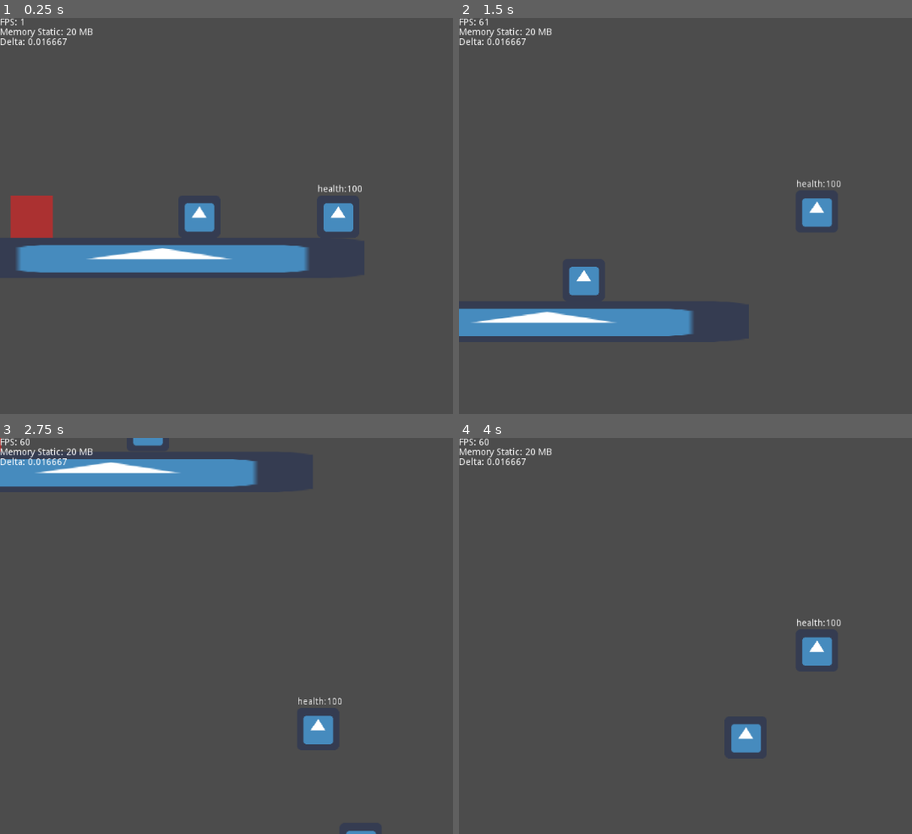
Above: before the commit, frames 1-4 (two rows, left to right).
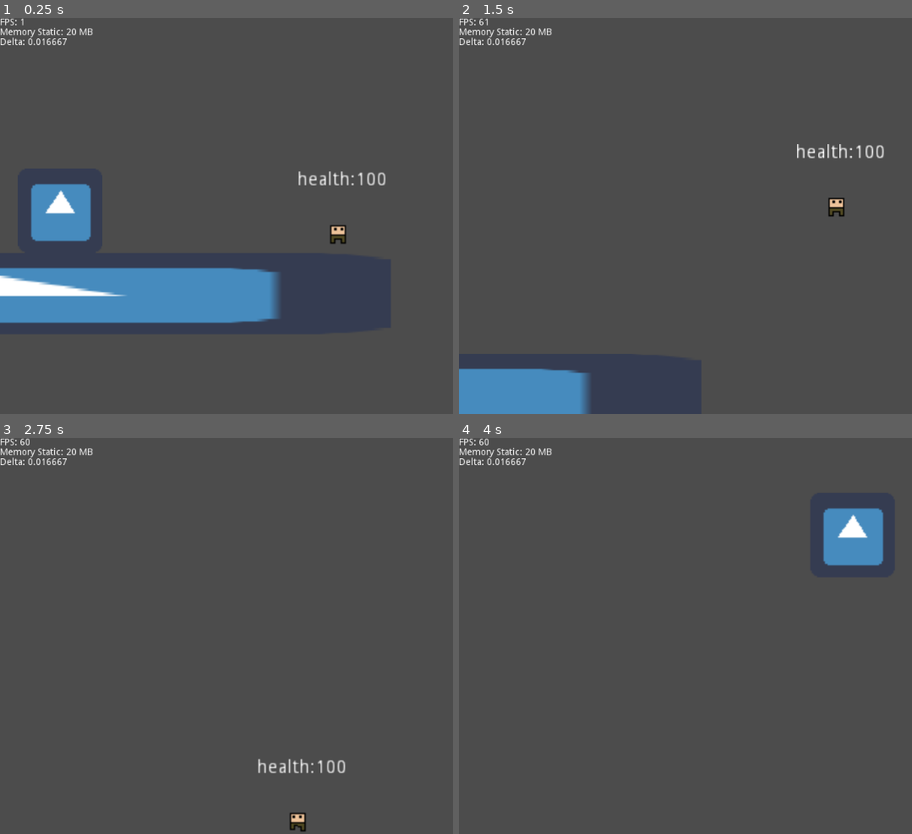
Above: after the commit, the same moments.

Repository: JayStoll/Game
Game: Godot game, scene res://Scenes/dev_world/Dev World.tscn
Same seed, same stepped clock (60 frames per second), same inputs: the game is played once before the commit and once after it. The engine's default icon, where the game draws it, is replaced by a stand-in: a white triangle on a blue panel in a dark square.
Inputs:
- Up to frame 1 (0.25 s): no input
- Up to frame 2 (1.5 s): hold Ctrl (attack) 0.53-1.28 s; hold Right (ui_right) from 0.53 s (still down); tap Up (ui_up) at 0.77 s; tap Ctrl (attack) at 1.35 s
- Up to frame 3 (2.75 s): tap Up (ui_up) at 1.52 s; release Right (ui_right) at 2.03 s; hold Left (ui_left) from 2.03 s (still down); hold Shift (dash) from 2.03 s (still down); tap Ctrl (attack) at 2.3 s
- Up to frame 4 (4 s): release Left (ui_left) at 2.78 s; release Shift (dash) at 2.78 s; hold Right (ui_right) from 2.78 s (still down); tap Ctrl (attack) at 2.85 s; tap Up (ui_up) at 3.02, 3.77 s; hold Ctrl (attack) from 3.53 s (still down)

The runs differ from the first frame. In frame 1, 16% of the frame differs, in the area x 0-86%, y 38-78%; in frame 2, 8.3%; in frame 3, 5.2%; in frame 4, 3.0%.
Error after the commit: Attempt to call function 'get_position' in base 'previously freed instance' on a null instance. (res://Scripts/NPC)

Commit message:
added new sprite designs and basic animation handleing Broke the player attack and will need to address it

Diff:
--- a/Assets/Enemy_Base.tscn
+++ b/Assets/Enemy_Base.tscn
@@ -1,25 +1,23 @@
 [gd_scene load_steps=8 format=2]
 
-[ext_resource path="res://icon.png" type="Texture" id=1]
+[ext_resource path="res://Sprites/Base-Enemy-Sprite.png" type="Texture" id=1]
 [ext_resource path="res://Scripts/Enemy/Enemy_Stats.gd" type="Script" id=2]
 [ext_resource path="res://Scripts/NPC AI/base_enemy.gd" type="Script" id=3]
 
 [sub_resource type="RectangleShape2D" id=1]
-extents = Vector2( 12.526, 35.1542 )
+extents = Vector2( 3.59801, 7.324 )
 
 [sub_resource type="RectangleShape2D" id=2]
-extents = Vector2( 30.7556, 31.5943 )
+extents = Vector2( 5.82774, 7.39945 )
 
 [sub_resource type="RectangleShape2D" id=3]
-extents = Vector2( 28.4059, 30.2966 )
+extents = Vector2( 8.45571, 8.32513 )
 
 [sub_resource type="RectangleShape2D" id=4]
-extents = Vector2( 30.0399, 30.821 )
+extents = Vector2( 8.70599, 8.15828 )
 
 [node name="enemy_base" type="KinematicBody2D"]
 script = ExtResource( 3 )
-directionSmooth = 1.0
-changeDirectionEase = 1.0
 
 [node name="Stats" type="Node" parent="."]
 script = ExtResource( 2 )
@@ -28,14 +26,16 @@
 
 [node name="Sprite" type="Sprite" parent="Flip"]
 texture = ExtResource( 1 )
+hframes = 4
 
 [node name="Area2D" type="Area2D" parent="Flip"]
 
 [node name="CollisionShape2D" type="CollisionShape2D" parent="Flip/Area2D"]
-position = Vector2( 37.4177, 0 )
+position = Vector2( 8.8855, 0 )
 shape = SubResource( 1 )
 
 [node name="CollisionShape2D" type="CollisionShape2D" parent="."]
+position = Vector2( -0.500565, 0 )
 shape = SubResource( 2 )
 
 [node name="DashCollider" type="Area2D" parent="." groups=[
--- a/Assets/Player.tscn
+++ b/Assets/Player.tscn
@@ -1,35 +1,113 @@
-[gd_scene load_steps=6 format=2]
+[gd_scene load_steps=9 format=2]
 
-[ext_resource path="res://icon.png" type="Texture" id=1]
+[ext_resource path="res://Sprites/Player/Player.png" type="Texture" id=1]
 [ext_resource path="res://Scripts/Player/Player_Movement.gd" type="Script" id=2]
 [ext_resource path="res://Scripts/Player/Player_Stats.gd" type="Script" id=3]
+[ext_resource path="res://Sprites/Player/Player-Attack.png" type="Texture" id=4]
 
 [sub_resource type="RectangleShape2D" id=1]
-extents = Vector2( 31.9535, 31.732 )
+extents = Vector2( 6.19332, 6.9826 )
 
 [sub_resource type="RectangleShape2D" id=2]
-extents = Vector2( 11, 15.109 )
+extents = Vector2( 5.44822, 6.125 )
+
+[sub_resource type="Animation" id=4]
+resource_name = "Attack_Player"
+length = 0.5
+tracks/0/type = "value"
+tracks/0/path = NodePath("Sprite:frame")
+tracks/0/interp = 1
+tracks/0/loop_wrap = true
+tracks/0/imported = false
+tracks/0/enabled = true
+tracks/0/keys = {
+"times": PoolRealArray( 0, 0.1, 0.2, 0.3 ),
+"transitions": PoolRealArray( 1, 1, 1, 1 ),
+"update": 1,
+"values": [ 0, 1, 2, 3 ]
+}
+tracks/1/type = "value"
+tracks/1/path = NodePath("Sprite:texture")
+tracks/1/interp = 1
+tracks/1/loop_wrap = true
+tracks/1/imported = false
+tracks/1/enabled = true
+tracks/1/keys = {
+"times": PoolRealArray( 0, 0.5 ),
+"transitions": PoolRealArray( 1, 1 ),
+"update": 1,
+"values": [ ExtResource( 4 ), ExtResource( 1 ) ]
+}
+tracks/2/type = "value"
+tracks/2/path = NodePath("Sprite:position")
+tracks/2/interp = 1
+tracks/2/loop_wrap = true
+tracks/2/imported = false
+tracks/2/enabled = true
+tracks/2/keys = {
+"times": PoolRealArray( 0, 0.5 ),
+"transitions": PoolRealArray( 1, 1 ),
+"update": 1,
+"values": [ Vector2( 7.95282, 0 ), Vector2( 0, 0 ) ]
+}
+tracks/3/type = "value"
+tracks/3/path = NodePath("Attack_Area/CollisionShape2D:disabled")
+tracks/3/interp = 1
+tracks/3/loop_wrap = true
+tracks/3/imported = false
+tracks/3/enabled = true
+tracks/3/keys = {
+"times": PoolRealArray( 0, 0.1, 0.3 ),
+"transitions": PoolRealArray( 1, 1, 1 ),
+"update": 1,
+"values": [ true, false, true ]
+}
+
+[sub_resource type="Animation" id=3]
+resource_name = "Walk_Player"
+length = 0.4
+tracks/0/type = "value"
+tracks/0/path = NodePath("Sprite:frame")
+tracks/0/interp = 1
+tracks/0/loop_wrap = true
+tracks/0/imported = false
+tracks/0/enabled = true
+tracks/0/keys = {
+"times": PoolRealArray( 0, 0.1, 0.2, 0.3 ),
+"transitions": PoolRealArray( 1, 1, 1, 1 ),
+"update": 1,
+"values": [ 0, 1, 2, 3 ]
+}
+tracks/1/type = "value"
+tracks/1/path = NodePath("Sprite:texture")
+tracks/1/interp = 1
+tracks/1/loop_wrap = true
+tracks/1/imported = false
+tracks/1/enabled = true
+tracks/1/keys = {
+"times": PoolRealArray( 0 ),
+"transitions": PoolRealArray( 1 ),
+"update": 1,
+"values": [ ExtResource( 1 ) ]
+}
+tracks/2/type = "value"
+tracks/2/path = NodePath("Sprite:position")
+tracks/2/interp = 1
+tracks/2/loop_wrap = true
+tracks/2/imported = false
+tracks/2/enabled = true
+tracks/2/keys = {
+"times": PoolRealArray( 0 ),
+"transitions": PoolRealArray( 1 ),
+"update": 0,
+"values": [ Vector2( 0, 0 ) ]
+}
 
 [node name="KinematicBody2D" type="KinematicBody2D" groups=[
 "player",
 ]]
+position = Vector2( 0.176781, 0 )
 script = ExtResource( 2 )
-
-[node name="PlayerStats" type="Node" parent="."]
-script = ExtResource( 3 )
-
-[node name="Sprite" type="Sprite" parent="."]
-texture = ExtResource( 1 )
-
-[node name="Dash Area" type="Area2D" parent="." groups=[
-"player",
-]]
-
-[node name="CollisionPolygon2D" type="CollisionPolygon2D" parent="Dash Area"]
-polygon = PoolVector2Array( -46.6487, -31.4695, 45.7098, -31.2616, 46.0555, 32.0093, -47.2733, 31.6543 )
-
-[node name="player_collider" type="CollisionShape2D" parent="."]
-shape = SubResource( 1 )
 
 [node name="RichTextLabel" type="RichTextLabel" parent="."]
 margin_left = -31.0
@@ -41,12 +119,35 @@
 "_edit_use_anchors_": false
 }
 
+[node name="PlayerStats" type="Node" parent="."]
+script = ExtResource( 3 )
+
+[node name="Sprite" type="Sprite" parent="."]
+texture = ExtResource( 1 )
+hframes = 4
+
+[node name="Dash Area" type="Area2D" parent="." groups=[
+"player",
+]]
+
+[node name="CollisionPolygon2D" type="CollisionPolygon2D" parent="Dash Area"]
+position = Vector2( 1.32936, -4.0721 )
+scale = Vector2( 0.32449, 0.356317 )
+polygon = PoolVector2Array( -46.6487, -31.4695, 45.8144, -31.9885, 45.9912, 31.0639, -47.2733, 31.6543 )
+
+[node name="player_collider" type="CollisionShape2D" parent="."]
+shape = SubResource( 1 )
+
 [node name="Attack_Area" type="Area2D" parent="."]
 
 [node name="CollisionShape2D" type="CollisionShape2D" parent="Attack_Area"]
-position = Vector2( 66, 0.609 )
+position = Vector2( 13.2735, 0 )
 shape = SubResource( 2 )
 disabled = true
+
+[node name="AnimationPlayer" type="AnimationPlayer" parent="."]
+anims/Attack_Player = SubResource( 4 )
+anims/Walk_Player = SubResource( 3 )
 [connection signal="area_entered" from="Dash Area" to="." method="_on_Area2D_area_entered"]
 [connection signal="area_exited" from="Dash Area" to="." method="_on_Area2D_area_exited"]
 [connection signal="area_entered" from="Attack_Area" to="." method="_on_Attack_Area_area_entered"]
--- /dev/null
+++ b/Imports/Sprites/Goblin.json
@@ -0,0 +1,50 @@
+{ "frames": {
+   "Goblin 0.aseprite": {
+    "frame": { "x": 0, "y": 0, "w": 16, "h": 16 },
+    "rotated": false,
+    "trimmed": false,
+    "spriteSourceSize": { "x": 0, "y": 0, "w": 16, "h": 16 },
+    "sourceSize": { "w": 16, "h": 16 },
+    "duration": 100
+   },
+   "Goblin 1.aseprite": {
+    "frame": { "x": 16, "y": 0, "w": 16, "h": 16 },
+    "rotated": false,
+    "trimmed": false,
+    "spriteSourceSize": { "x": 0, "y": 0, "w": 16, "h": 16 },
+    "sourceSize": { "w": 16, "h": 16 },
+    "duration": 100
+   },
+   "Goblin 2.aseprite": {
+    "frame": { "x": 32, "y": 0, "w": 16, "h": 16 },
+    "rotated": false,
+    "trimmed": false,
+    "spriteSourceSize": { "x": 0, "y": 0, "w": 16, "h": 16 },
+    "sourceSize": { "w": 16, "h": 16 },
+    "duration": 100
+   },
+   "Goblin 3.aseprite": {
+    "frame": { "x": 48, "y": 0, "w": 16, "h": 16 },
+    "rotated": false,
+    "trimmed": false,
+    "spriteSourceSize": { "x": 0, "y": 0, "w": 16, "h": 16 },
+    "sourceSize": { "w": 16, "h": 16 },
+    "duration": 100
+   }
+ },
+ "meta": {
+  "app": "http://www.aseprite.org/",
+  "version": "1.2.25-x64",
+  "image": "Goblin.png",
+  "format": "RGBA8888",
+  "size": { "w": 64, "h": 16 },
+  "scale": "1",
+  "frameTags": [
+  ],
+  "layers": [
+   { "name": "Layer 1", "opacity": 255, "blendMode": "normal" }
+  ],
+  "slices": [
+  ]
+ }
+}
--- /dev/null
+++ b/Imports/Sprites/Player-Attack.json
@@ -0,0 +1,50 @@
+{ "frames": {
+   "Player-Attack 0.aseprite": {
+    "frame": { "x": 0, "y": 0, "w": 32, "h": 16 },
+    "rotated": false,
+    "trimmed": false,
+    "spriteSourceSize": { "x": 0, "y": 0, "w": 32, "h": 16 },
+    "sourceSize": { "w": 32, "h": 16 },
+    "duration": 100
+   },
+   "Player-Attack 1.aseprite": {
+    "frame": { "x": 32, "y": 0, "w": 32, "h": 16 },
+    "rotated": false,
+    "trimmed": false,
+    "spriteSourceSize": { "x": 0, "y": 0, "w": 32, "h": 16 },
+    "sourceSize": { "w": 32, "h": 16 },
+    "duration": 100
+   },
+   "Player-Attack 2.aseprite": {
+    "frame": { "x": 64, "y": 0, "w": 32, "h": 16 },
+    "rotated": false,
+    "trimmed": false,
+    "spriteSourceSize": { "x": 0, "y": 0, "w": 32, "h": 16 },
+    "sourceSize": { "w": 32, "h": 16 },
+    "duration": 100
+   },
+   "Player-Attack 3.aseprite": {
+    "frame": { "x": 96, "y": 0, "w": 32, "h": 16 },
+    "rotated": false,
+    "trimmed": false,
+    "spriteSourceSize": { "x": 0, "y": 0, "w": 32, "h": 16 },
+    "sourceSize": { "w": 32, "h": 16 },
+    "duration": 100
+   }
+ },
+ "meta": {
+  "app": "http://www.aseprite.org/",
+  "version": "1.2.25-x64",
+  "image": "Player-Attack.png",
+  "format": "RGBA8888",
+  "size": { "w": 128, "h": 16 },
+  "scale": "1",
+  "frameTags": [
+  ],
+  "layers": [
+   { "name": "Layer 1", "opacity": 255, "blendMode": "normal" }
+  ],
+  "slices": [
+  ]
+ }
+}
--- /dev/null
+++ b/Imports/Sprites/Player.json
@@ -0,0 +1,50 @@
+{ "frames": {
+   "Player 0.aseprite": {
+    "frame": { "x": 0, "y": 0, "w": 16, "h": 16 },
+    "rotated": false,
+    "trimmed": false,
+    "spriteSourceSize": { "x": 0, "y": 0, "w": 16, "h": 16 },
+    "sourceSize": { "w": 16, "h": 16 },
+    "duration": 100
+   },
+   "Player 1.aseprite": {
+    "frame": { "x": 16, "y": 0, "w": 16, "h": 16 },
+    "rotated": false,
+    "trimmed": false,
+    "spriteSourceSize": { "x": 0, "y": 0, "w": 16, "h": 16 },
+    "sourceSize": { "w": 16, "h": 16 },
+    "duration": 100
+   },
+   "Player 2.aseprite": {
+    "frame": { "x": 32, "y": 0, "w": 16, "h": 16 },
+    "rotated": false,
+    "trimmed": false,
+    "spriteSourceSize": { "x": 0, "y": 0, "w": 16, "h": 16 },
+    "sourceSize": { "w": 16, "h": 16 },
+    "duration": 100
+   },
+   "Player 3.aseprite": {
+    "frame": { "x": 48, "y": 0, "w": 16, "h": 16 },
+    "rotated": false,
+    "trimmed": false,
+    "spriteSourceSize": { "x": 0, "y": 0, "w": 16, "h": 16 },
+    "sourceSize": { "w": 16, "h": 16 },
+    "duration": 100
+   }
+ },
+ "meta": {
+  "app": "http://www.aseprite.org/",
+  "version": "1.2.25-x64",
+  "image": "Player.png",
+  "format": "RGBA8888",
+  "size": { "w": 64, "h": 16 },
+  "scale": "1",
+  "frameTags": [
+  ],
+  "layers": [
+   { "name": "Layer 1", "opacity": 255, "blendMode": "normal" }
+  ],
+  "slices": [
+  ]
+ }
+}
--- a/Scenes/dev_world/Dev World.tscn
+++ b/Scenes/dev_world/Dev World.tscn
@@ -12,6 +12,7 @@
 [node name="Camera2D" type="Camera2D" parent="."]
 position = Vector2( 730.382, 353.843 )
 current = true
+zoom = Vector2( 0.5, 0.5 )
 process_mode = 0
 smoothing_enabled = true
 
@@ -41,7 +42,7 @@
 position = Vector2( 520, 355.784 )
 
 [node name="Ground_Test6" parent="Ground" instance=ExtResource( 2 )]
-position = Vector2( 842.784, 982.654 )
+position = Vector2( 842.409, 979.283 )
 
 [node name="CanvasLayer" type="CanvasLayer" parent="."]
 layer = 0
@@ -54,5 +55,5 @@
 }
 
 [node name="Out Of Bounds Wall" parent="." instance=ExtResource( 4 )]
-position = Vector2( 360.97, 961.43 )
+position = Vector2( 343.74, 1045.71 )
 scale = Vector2( 500, 1 )
--- a/Scripts/NPC AI/base_enemy.gd
+++ b/Scripts/NPC AI/base_enemy.gd
@@ -4,6 +4,8 @@
 var GLOBALS : Reference = preload("res://conf/GLOBALS.gd")
 
 const IDLE : int = 1
+
+const MAXFRAMECOUNT : int = 3
 
 onready var stats : Reference = get_node("Stats").stats
 
@@ -13,6 +15,7 @@
 
 onready var player : KinematicBody2D = Utils.GetMainNode().get_node("Player")
 onready var flip : Node2D = $Flip
+onready var sprite : Sprite = get_node("Flip/Sprite")
 
 export var directionSmooth : float = 1
 export var changeDirectionEase : float = 1
@@ -23,16 +26,21 @@
 var playerInAttackRange : bool = false
 var followRange : float = 150.00
 
+var count : int = 0
+
+func _ready():
+	sprite.frame = 0
+
 func _physics_process(delta):
 	FindAndFollowPlayer(delta)
 	if isFollowing:
 		velocity.x = GLOBALS.SPEED * direction
 
-	if playerInAttackRange:
-		Attack()
+	#if playerInAttackRange:
+	#	Attack()
 
 	velocity.y += GLOBALS.GRAVITY
-
+	AnimationHandler()
 	velocity = move_and_slide(velocity, GLOBALS.FLOOR)
 
 
@@ -66,6 +74,19 @@
 	else:
 		velocity.x = 0
 
+# Handles the animation of the enemy
+# Counts up in the frames resetting back to 0 when max frames are met
+## Frames must not exceed 4 for use with this function
+# TODO: Check if we can set the MAXFRAMECOUNT dynamically by the size of the frames
+func AnimationHandler() -> void:
+	if isFollowing:
+		sprite.frame = count
+		if count == MAXFRAMECOUNT:
+			count = 0
+		else:
+			count += 1
+	else:
+		sprite.frame = 0
 
 func Attack():
 	GLOBALS.TakeDamage(player.get_node("PlayerStats"), direction, stats.GetDamage())
--- a/Scripts/Player/Player_Movement.gd
+++ b/Scripts/Player/Player_Movement.gd
@@ -7,6 +7,8 @@
 var GLOBALS : Reference = preload("res://conf/GLOBALS.gd")
 
 onready var stats : Reference = get_node("PlayerStats").stats
+onready var playerSprite : Sprite = get_node("Sprite")
+onready var animation : AnimationPlayer = get_node("AnimationPlayer")
 
 # how high the player can jump
 # to jump upwards - this value must be negative
@@ -23,19 +25,19 @@
 var hasDashed : bool = false
 # see if we are able to dash through a colliding object
 var canDashThrough : bool = false
+var isWalking : bool = false
 
-# attack
+
+############# attack vaiables ##################
+
+# which direction the collider will have to face
 var attackDirection : int = 1
 onready var attackCollision : CollisionShape2D = get_node("Attack_Area/CollisionShape2D")
-# 1 this will remain positive on -1 this will become a negative
-const COLLIDERPOS : int = 65
+# get the position of the colider --- will be the same as Attack_Area/CollisionShape2D x position
+const COLLIDERPOS : int = 17
 var isAttacking : bool = false
-# tell us if we are hitting something that can take damage
-var canAttack : bool = false
-
 # timer
 var timer : Timer = null
-var attackTimer : Timer = null
 
 
 ############## entry point #####################
@@ -44,20 +46,12 @@
 	timer = Timer.new()
 	timer.set_one_shot(true)
 	timer.set_wait_time(DASH_CD)
-	timer.connect("timeout", self, "on_timeout_complete")
+	var _temp = timer.connect("timeout", self, "on_timeout_complete")
 	add_child(timer)
-
-	# once animation is added this will be removed
-	attackTimer = Timer.new()
-	attackTimer.set_one_shot(true)
-	attackTimer.set_wait_time(ATTACK_CD)
-	attackTimer.connect("timeout", self, "attack_on_timeout_complete")
-	add_child(attackTimer)
 
 # runs once every frame
 func _physics_process(_delta):
 	PlayerActions()
-
 
 
 ###############   Player Movement   #######################
@@ -68,7 +62,11 @@
 	velocity.x = horizontalMovement * GLOBALS.PLAYER_SPEED
 	if horizontalMovement != 0:
 		attackDirection = horizontalMovement
+		isWalking = true
+	else:
+		isWalking = false
 
+	AnimationHandler()
 	# player functions
 	Jump()
 	Dash()
@@ -79,6 +77,13 @@
 	# move_and_slide does delta calculations for us
 	velocity = move_and_slide(velocity, GLOBALS.FLOOR)
 	$player_collider.disabled = false
+	isAttacking = false
+
+func AnimationHandler() -> void:
+	if isWalking:
+		animation.play("Walk_Player")
+	if !isWalking && !isAttacking:
+		playerSprite.frame = 0
 
 # jump and gravity
 func Jump() -> void:
@@ -112,11 +117,12 @@
 
 func Attack() -> void:
 	SetAttackDirection()
-	if Input.is_action_just_pressed("attack"):
+	if Input.is_action_pressed("attack"):
+		isAttacking = true
 		StartAttack()
-		attackTimer.start()
 
 func SetAttackDirection() -> void:
+	FlipPayerSprite()
 	match attackDirection:
 		1:
 			attackCollision.position.x = COLLIDERPOS
@@ -124,24 +130,19 @@
 			attackCollision.position.x = -COLLIDERPOS
 
 func DealDamage(area) -> void:
-	if canAttack:
-		GLOBALS.TakeDamage(area.get_parent().get_node("Stats"), attackDirection, stats.GetDamage())
+	GLOBALS.TakeDamage(area.get_parent().get_node("Stats"), attackDirection, stats.GetDamage())
 
 func StartAttack() -> void:
-	isAttacking = true
-	attackCollision.disabled = false
+	animation.play("Attack_Player")
 
-# reset the attack information to be ready for next input
-func AttackReset() -> void:
-	isAttacking = false
-	attackCollision.disabled = true
+# used to flip the player sprite
+# here so I dont have to repeat myself
+func FlipPayerSprite():
+	playerSprite.set_scale(Vector2(attackDirection, 1))
 
 # Allow the character to dash after the timer is up
 func on_timeout_complete():
 	hasDashed = false
-
-func attack_on_timeout_complete():
-	AttackReset()
 
 func _on_Area2D_area_entered(area):
 	match area.get_groups():
@@ -161,5 +162,5 @@
 	if isAttacking:
 		match area.get_groups():
 			[GLOBALS.ENEMY_GROUP]:
-				canAttack = true
+				print("Attack")
 				DealDamage(area)
--- a/conf/GLOBALS.gd
+++ b/conf/GLOBALS.gd
@@ -18,7 +18,7 @@
 # set the location of the floor
 const FLOOR : Vector2 = Vector2(0, -1)
 
-const _KNOCKBACK_AMOUNT : int = 30
+const _KNOCKBACK_AMOUNT : int = 60
 
 # This here becuase everything will take damage
 static func TakeDamage(obj, attackDirection : int, amount : int):
Binary file added: Imports/Sprites/Goblin.aseprite
Binary file added: Imports/Sprites/Player-Attack.aseprite
Binary file added: Imports/Sprites/Player-sprite.aseprite
Binary file added: Imports/Sprites/Player.aseprite
Binary file added: Sprites/Base-Enemy-Sprite.png
Not shown, added: Sprites/Base-Enemy-Sprite.png.import
Binary file changed: Sprites/Enemies/Goblin.png
Binary file added: Sprites/Player/Player-Attack.png
Not shown, added: Sprites/Player/Player-Attack.png.import
Binary file added: Sprites/Player/Player.png
